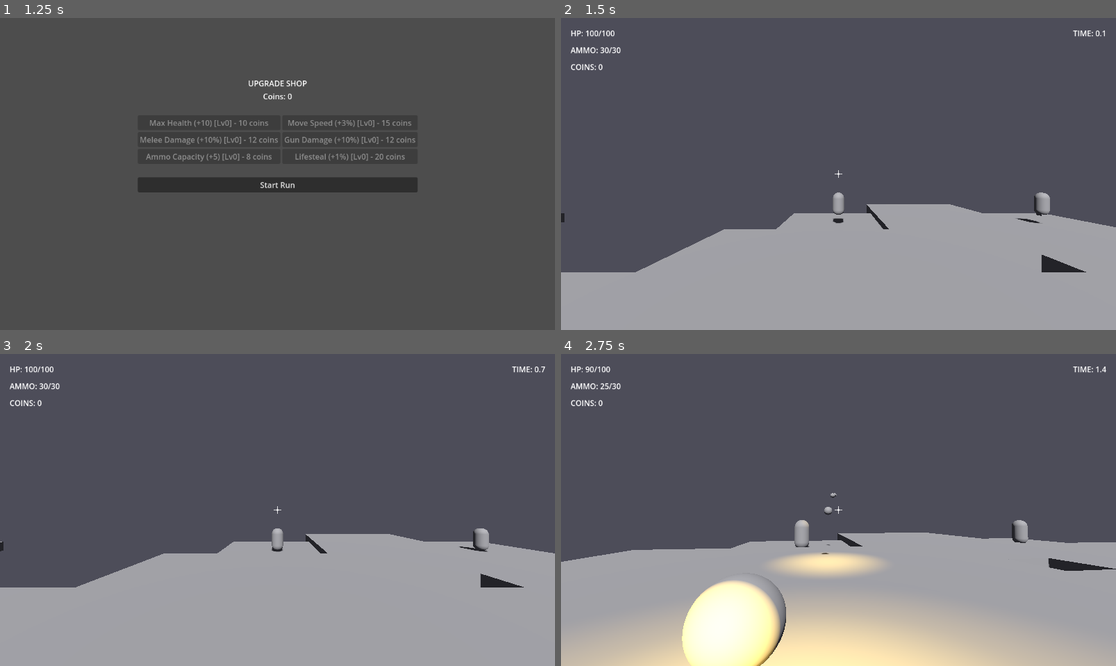
Above: before the commit, frames 1-4 (two rows, left to right).
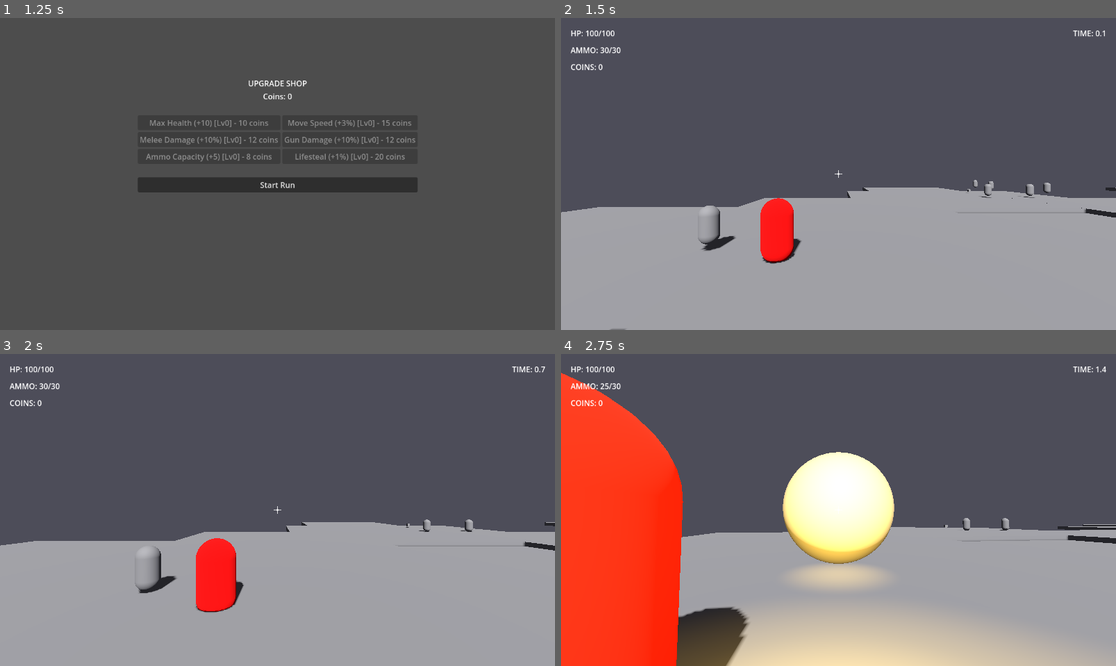
Above: after the commit, the same moments.

Repository: mandlj92/dungeonrunner
Game: Godot game, scene res://scenes/main.tscn
Two runs of this game, one before a commit and one after it. Both use one fixed random seed, a clock stepped at 60 frames per second and the inputs below.
Inputs (mouse positions are in pixels of both pictures, inside the frame that each line leads up to):
- Up to frame 1 (1.25 s): click "New Game" at 0.5 s
- Up to frame 2 (1.5 s): click "Start Run" at 1.25 s
- Up to frame 3 (2 s): no input
- Up to frame 4 (2.75 s): move the mouse to (866, 510) at 2.02 s; press the mouse at (866, 510) at 2.03 s; hold W (move_forward) from 2.03 s (still down); tap Space (jump) at 2.27 s

Frame 1 is identical in both runs. In frame 2, 11% of the frame differs, in the area x 0-100%, y 51-100%; in frame 3, 8.7%; in frame 4, 32%, in the area x 0-100%, y 4-100%.

Commit message:
modified:   .godot/editor/editor_layout.cfg 	modified:   .godot/editor/filesystem_update4 	modified:   .godot/editor/project_metadata.cfg 	modified:   .godot/editor/script_editor_cache.cfg 	modified:   .godot/global_script_class_cache.cfg 	modified:   scenes/world/Room.tscn 	modified:   scripts/enemies/enemy.gd 	modified:   scripts/world/procgen.gd 	new file:   scripts/world/room_builder.gd 	modified:   scripts/world/run_controller.gd

Diff:
--- a/scenes/world/Room.tscn
+++ b/scenes/world/Room.tscn
@@ -1,10 +1,10 @@
 [gd_scene load_steps=3 format=3 uid="uid://cal5s08tp75gd"]
 
 [sub_resource type="BoxMesh" id="BoxMesh_lyhqv"]
-size = Vector3(10, 1, 10)
+size = Vector3(24, 1, 24)
 
 [sub_resource type="BoxShape3D" id="BoxShape3D_ax7oq"]
-size = Vector3(10, 1, 10)
+size = Vector3(24, 1, 24)
 
 [node name="Room" type="Node3D"]
 
@@ -24,3 +24,6 @@
 [node name="PickupSpawn" type="Marker3D" parent="."]
 
 [node name="ExitSpawn" type="Marker3D" parent="."]
+
+[node name="GridMap" type="GridMap" parent="."]
+cell_size = Vector3(1, 1, 1)
--- a/scripts/enemies/enemy.gd
+++ b/scripts/enemies/enemy.gd
@@ -194,7 +194,7 @@
 	await get_tree().create_timer(0.12).timeout
 	player_audio.queue_free()
 
-func _spawn_gibs(pos: Vector3) -> void:
+func _spawn_gibs(_pos: Vector3) -> void:
 	for i in range(randi_range(4, 5)):
 		# Create RigidBody3D
 		var gib = RigidBody3D.new()
--- a/scripts/world/procgen.gd
+++ b/scripts/world/procgen.gd
@@ -3,7 +3,7 @@
 
 @export var room_scene: PackedScene
 @export var room_count := 10
-@export var spacing := 18.0
+@export var spacing := 40.0  # Increased for 24x24 rooms
 
 func generate(parent: Node3D, rng_seed: int) -> Dictionary:
 	var rng = RandomNumberGenerator.new()
@@ -11,6 +11,7 @@
 
 	var rooms := []
 	var positions := []
+	var room_valid_floors := {}  # Dictionary mapping room index to Array[Vector3]
 	var current := Vector2i(0,0)
 	positions.append(current)
 
@@ -21,12 +22,21 @@
 		if not positions.has(current):
 			positions.append(current)
 
-	# instantiate
-	for p in positions:
+	# instantiate and build rooms
+	var room_builder := RoomBuilder.new()
+	for i in range(positions.size()):
+		var p = positions[i]
 		var r = room_scene.instantiate()
 		parent.add_child(r)
 		r.global_position = Vector3(p.x * spacing, 0, p.y * spacing)
 		rooms.append(r)
+
+		# Generate internal layout using RoomBuilder
+		var gridmap := r.get_node("GridMap") as GridMap
+		if gridmap:
+			var room_offset := Vector3(p.x * spacing, 0, p.y * spacing)
+			var valid_floors := room_builder.generate_room_layout(gridmap, room_offset, rng)
+			room_valid_floors[i] = valid_floors
 
 	# create simple connectors (static platforms) between adjacent rooms
 	# so the player can traverse between rooms on the same Y level
@@ -66,5 +76,6 @@
 	return {
 		"rooms": rooms,
 		"positions": positions,
-		"final_room": rooms[-1]
+		"final_room": rooms[-1],
+		"room_valid_floors": room_valid_floors
 	}
--- /dev/null
+++ b/scripts/world/room_builder.gd
@@ -0,0 +1,113 @@
+extends RefCounted
+class_name RoomBuilder
+
+const ROOM_SIZE := 24
+const WALL_TILE_ID := 0
+const FLOOR_TILE_ID := -1  # Empty cell in GridMap
+
+# Door positions (center of each side)
+const DOOR_NORTH := Vector2i(ROOM_SIZE / 2, 0)
+const DOOR_SOUTH := Vector2i(ROOM_SIZE / 2, ROOM_SIZE - 1)
+const DOOR_EAST := Vector2i(ROOM_SIZE - 1, ROOM_SIZE / 2)
+const DOOR_WEST := Vector2i(0, ROOM_SIZE / 2)
+const DOOR_BUFFER := 3  # Keep 3 tiles clear around doors
+
+## Generates internal room layout using cellular automata
+## Returns array of valid floor positions (in local room coordinates)
+func generate_room_layout(gridmap: GridMap, room_offset: Vector3, rng: RandomNumberGenerator) -> Array[Vector3]:
+	var grid := _initialize_grid(rng)
+
+	# Run cellular automata simulation
+	for iteration in range(4):
+		grid = _cellular_automata_step(grid)
+
+	# Clear areas around doors to ensure accessibility
+	_clear_door_areas(grid)
+
+	# Apply the grid to the GridMap and collect valid floor positions
+	var valid_positions: Array[Vector3] = []
+
+	for x in range(ROOM_SIZE):
+		for z in range(ROOM_SIZE):
+			var cell_pos := Vector3i(
+				int(room_offset.x) + x,
+				int(room_offset.y),
+				int(room_offset.z) + z
+			)
+
+			if grid[x][z] == WALL_TILE_ID:
+				# Place wall tile
+				gridmap.set_cell_item(cell_pos, WALL_TILE_ID)
+			else:
+				# Empty cell = floor, record as valid spawn position
+				var world_pos := Vector3(
+					room_offset.x + x,
+					room_offset.y,
+					room_offset.z + z
+				)
+				valid_positions.append(world_pos)
+
+	return valid_positions
+
+## Initialize grid with random noise
+func _initialize_grid(rng: RandomNumberGenerator) -> Array:
+	var grid := []
+	for x in range(ROOM_SIZE):
+		var row := []
+		for z in range(ROOM_SIZE):
+			# 45% chance of wall
+			var cell = WALL_TILE_ID if rng.randf() < 0.45 else FLOOR_TILE_ID
+			row.append(cell)
+		grid.append(row)
+	return grid
+
+## Apply one step of cellular automata (Game of Life style rules)
+func _cellular_automata_step(grid: Array) -> Array:
+	var new_grid := []
+
+	for x in range(ROOM_SIZE):
+		var row := []
+		for z in range(ROOM_SIZE):
+			var wall_neighbors := _count_wall_neighbors(grid, x, z)
+
+			# Rules: If 5+ neighbors are walls, become wall. If 4 or fewer, become floor.
+			if wall_neighbors >= 5:
+				row.append(WALL_TILE_ID)
+			else:
+				row.append(FLOOR_TILE_ID)
+		new_grid.append(row)
+
+	return new_grid
+
+## Count how many neighboring cells are walls (including diagonals)
+func _count_wall_neighbors(grid: Array, x: int, z: int) -> int:
+	var count := 0
+
+	for dx in range(-1, 2):
+		for dz in range(-1, 2):
+			if dx == 0 and dz == 0:
+				continue
+
+			var nx := x + dx
+			var nz := z + dz
+
+			# Treat out-of-bounds as walls to create natural edges
+			if nx < 0 or nx >= ROOM_SIZE or nz < 0 or nz >= ROOM_SIZE:
+				count += 1
+			elif grid[nx][nz] == WALL_TILE_ID:
+				count += 1
+
+	return count
+
+## Clear areas around doors to ensure player can enter/exit
+func _clear_door_areas(grid: Array) -> void:
+	var doors := [DOOR_NORTH, DOOR_SOUTH, DOOR_EAST, DOOR_WEST]
+
+	for door in doors:
+		for dx in range(-DOOR_BUFFER, DOOR_BUFFER + 1):
+			for dz in range(-DOOR_BUFFER, DOOR_BUFFER + 1):
+				var x: int = door.x + dx
+				var z: int = door.y + dz
+
+				if x >= 0 and x < ROOM_SIZE and z >= 0 and z < ROOM_SIZE:
+					grid[x][z] = FLOOR_TILE_ID
--- a/scripts/world/run_controller.gd
+++ b/scripts/world/run_controller.gd
@@ -38,25 +38,45 @@
 
 	# spawn enemies/pickups with difficulty scaling
 	var difficulty_scale = _get_difficulty_scale()
+	var room_valid_floors = data.get("room_valid_floors", {})
+
 	for i in range(1, data["rooms"].size()):
 		var room = data["rooms"][i]
+		var valid_floors: Array = room_valid_floors.get(i, [])
 
-		# More enemies spawn at higher levels
-		var enemy_chance = min(0.8 + (GameState.dungeon_level - 1) * 0.05, 1.0)
-		if randf() < enemy_chance:
-			var e = enemy_scene.instantiate()
-			add_child(e)
-			e.global_position = (room.get_node("EnemySpawn") as Marker3D).global_position + Vector3(0,1,0)
-			# Scale enemy stats based on dungeon level
-			_scale_enemy(e, difficulty_scale)
-			# 10% chance to make enemy Elite
-			if randf() < 0.1:
-				_make_elite(e)
+		# Spawn multiple enemies per room (3-6 enemies)
+		var enemy_count := randi_range(3, 6)
 
+		# Ensure we have enough valid positions
+		if valid_floors.size() > 0:
+			for enemy_idx in range(enemy_count):
+				# More enemies spawn at higher levels
+				var enemy_chance = min(0.8 + (GameState.dungeon_level - 1) * 0.05, 1.0)
+				if randf() < enemy_chance:
+					var e = enemy_scene.instantiate()
+					add_child(e)
+
+					# Pick random valid floor position
+					var spawn_pos: Vector3 = valid_floors[randi() % valid_floors.size()]
+					e.global_position = spawn_pos + Vector3(0, 1, 0)
+
+					# Scale enemy stats based on dungeon level
+					_scale_enemy(e, difficulty_scale)
+
+					# 10% chance to make enemy Elite
+					if randf() < 0.1:
+						_make_elite(e)
+
+		# Spawn pickups (use old marker as fallback if no valid floors)
 		if randf() < 0.7:
 			var p = pickup_scene.instantiate()
 			add_child(p)
-			p.global_position = (room.get_node("PickupSpawn") as Marker3D).global_position + Vector3(0,1,0)
+
+			if valid_floors.size() > 0:
+				var spawn_pos: Vector3 = valid_floors[randi() % valid_floors.size()]
+				p.global_position = spawn_pos + Vector3(0, 1, 0)
+			else:
+				p.global_position = (room.get_node("PickupSpawn") as Marker3D).global_position + Vector3(0, 1, 0)
 
 	# spawn exit portal in final room (use exported scene or fallback to default)
 	var portal_packed: PackedScene = portal_scene
